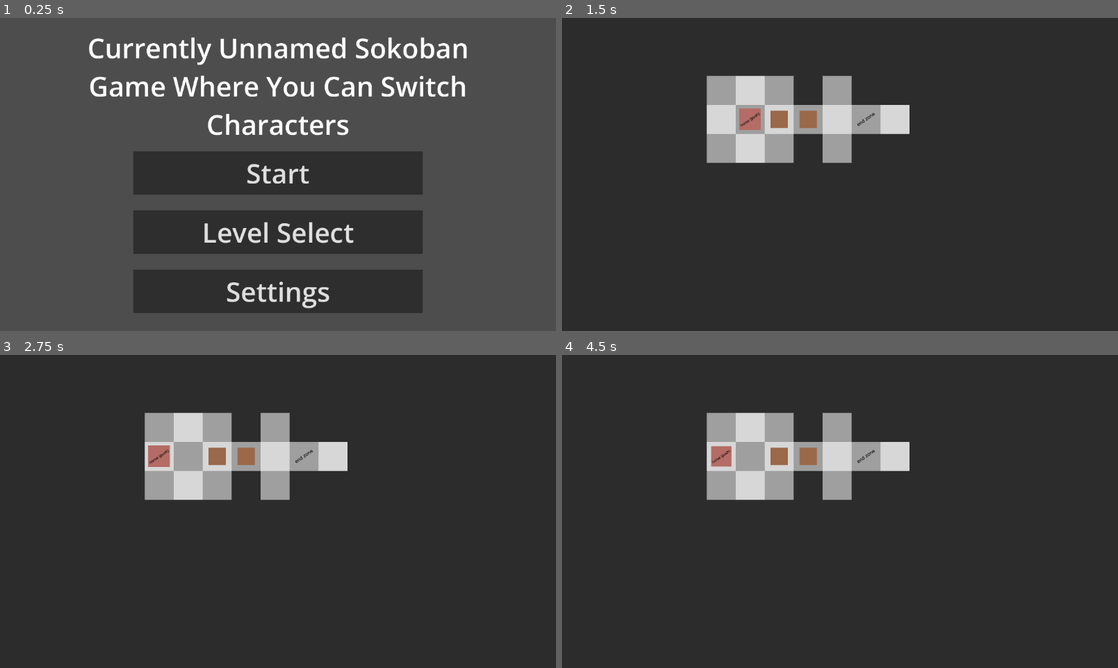
Above: before the commit, frames 1-4 (two rows, left to right).
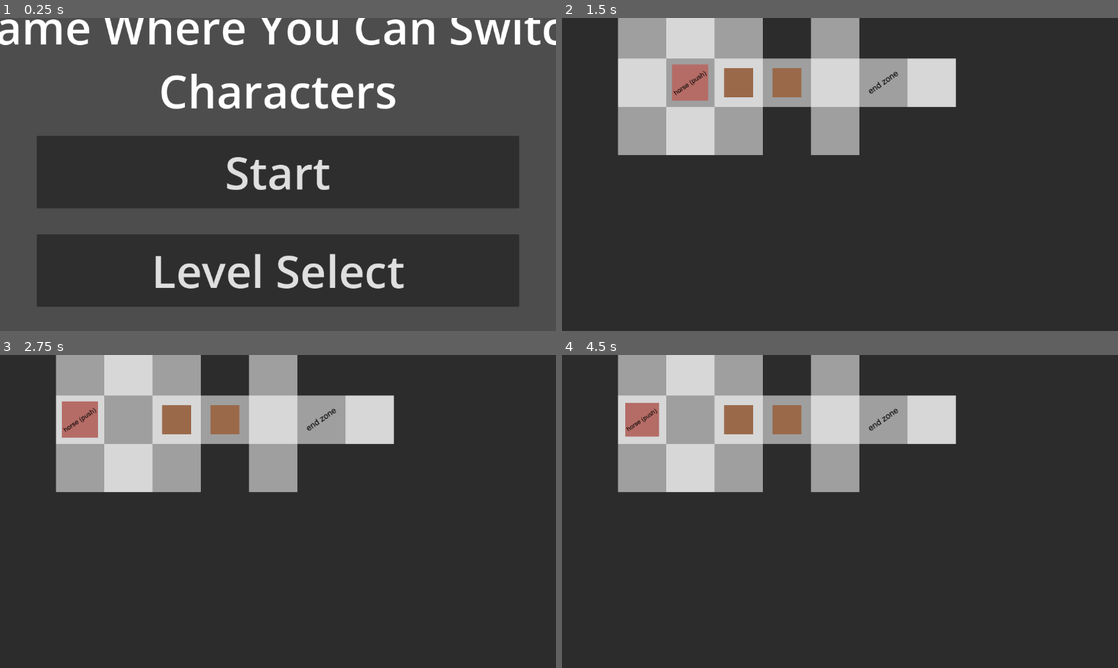
Above: after the commit, the same moments.

Repository: somestufz/GDS-Game-Jam-Repo
Game: Godot game, scene res://scenes/main/game.tscn
The game is run twice, just before and just after one commit, with the same random seed, the same clock (stepped at 60 frames per second) and the same inputs.
Inputs (mouse positions are in pixels of both pictures, inside the frame that each line leads up to):
- Up to frame 1 (0.25 s): no input
- Up to frame 2 (1.5 s): click "Start" at 0.5 s; tap Enter at 1.25 s; move the mouse to (962, 158) at 1.27 s; hold D (move_right) from 1.28 s (still down); tap Space (ability) at 1.35 s; click (962, 158) at 1.42 s
- Up to frame 3 (2.75 s): release D (move_right) at 2 s; tap R (restart) at 2 s; drag from (166, 527) to (305, 455) at 2.02 s
- Up to frame 4 (4.5 s): tap R (restart) at 2.75, 3.5, 4.25 s; move the mouse to (895, 442) at 2.77 s; hold D (move_right) 2.78-3.5 s; tap Z (undo) at 2.85 s; drag from (812, 574) to (673, 464) at 3.52 s; move the mouse to (1006, 558) at 4.27 s; hold A (move_left) from 4.28 s (still down); tap Shift (shift) at 4.35 s

The runs differ from the first frame. In frame 1, 39% of the frame differs, in the area x 0-100%, y 0-95%; in frame 2, 20%; in frame 3, 20%; in frame 4, 20%.

Commit message:
Camera adjusted

Diff:
--- a/Main/Sokoban/scenes/main/game.tscn
+++ b/Main/Sokoban/scenes/main/game.tscn
@@ -6,7 +6,6 @@
 [node name="game" type="Node2D" unique_id=833251232]
 
 [node name="Camera2D" type="Camera2D" parent="." unique_id=247875225]
-zoom = Vector2(0.6, 0.6)
 
 [node name="LevelManager" parent="." unique_id=294967547 instance=ExtResource("1_e64el")]
 position = Vector2(-960, -540)
--- a/Main/Sokoban/scenes/main/levels/level_kangaroo_3.tscn
+++ b/Main/Sokoban/scenes/main/levels/level_kangaroo_3.tscn
@@ -58,4 +58,3 @@
 
 [node name="Camera2D" parent="." index="3" unique_id=1970743919]
 position = Vector2(1185, 412)
-zoom = Vector2(0.8, 0.8)
